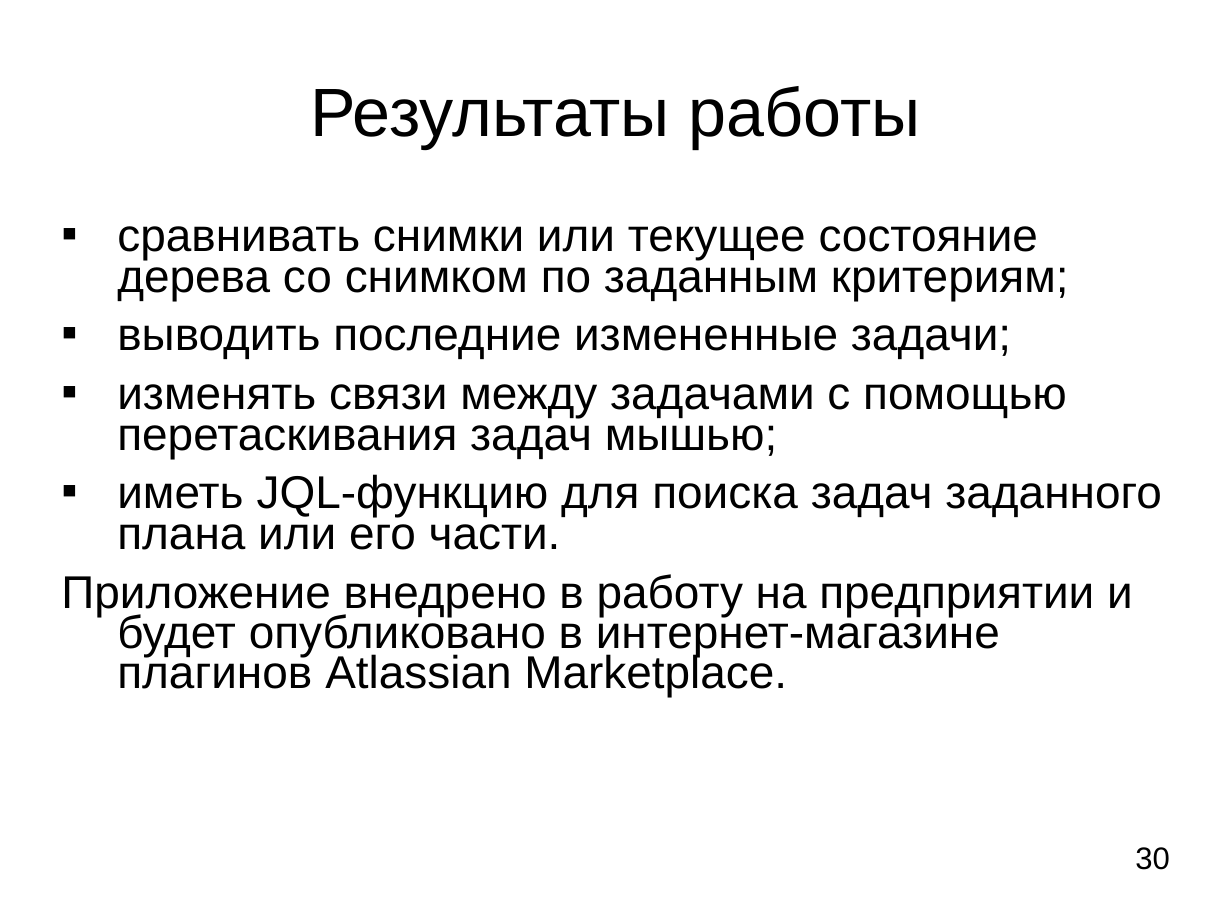
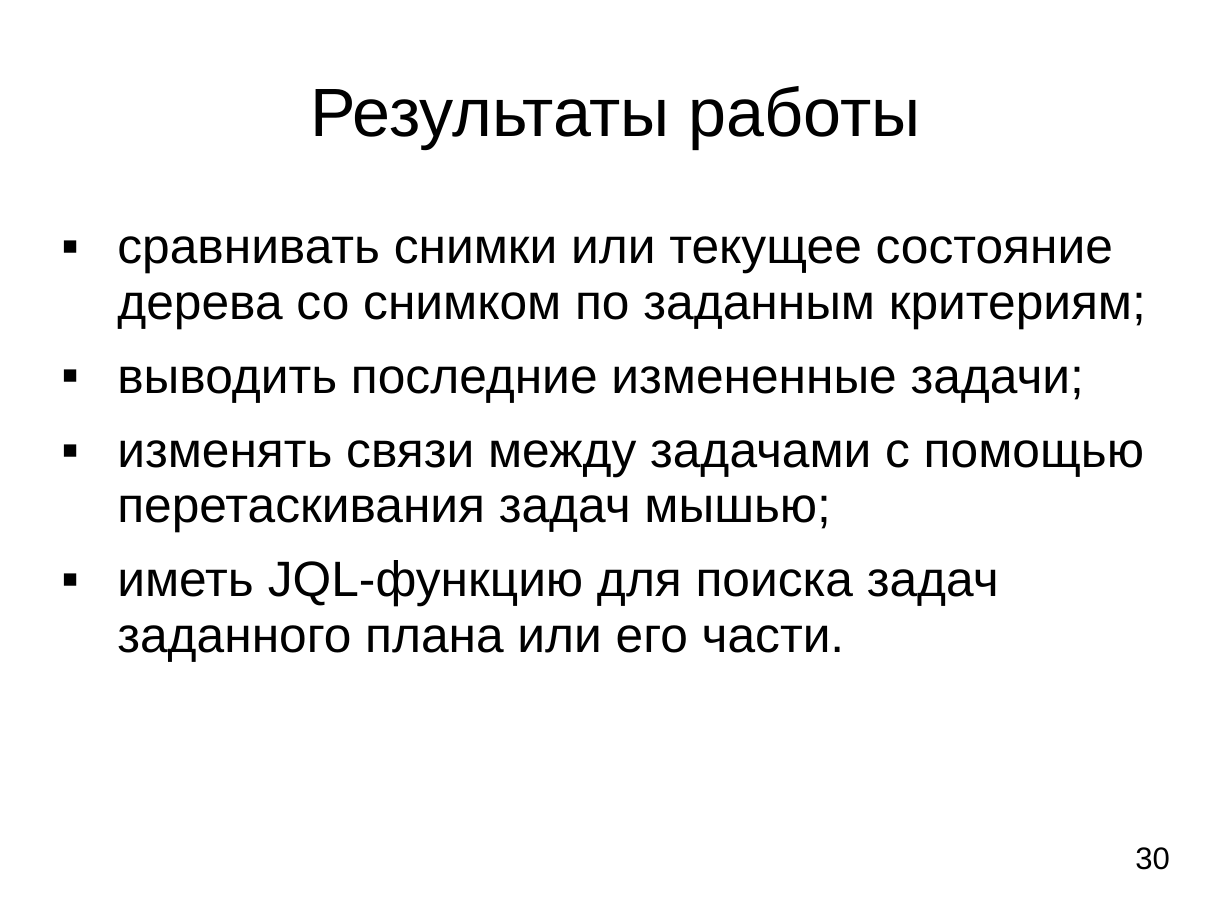
Before and after one commit to LilyTs/Diplom, a slide deck: slide 30 of Цаплина_(Дипломная).ppt. Drawn at 1232x924 pixels with LibreOffice and Linux fonts; fonts in the diff are those of the drawing. Boxes give left, top, right and bottom in pixels: in the first picture for what was removed or moved away, otherwise in the second. Text is boxed around its words. In the diff, an @@ line names an element or a change of style, - is before the commit and + after.

```diff
--- a/Цаплина_(Дипломная).ppt
+++ b/Цаплина_(Дипломная).ppt
@@ text "сравнивать снимки или текущее состояние ..." at bbox=[117, 236, 1146, 661]: size 29.6 to 32 pt; line spacing 0.73 to 0.93 @@
@@ text at bbox=[61, 574, 1133, 697]: paragraph removed @@
-Приложение внедрено в работу на предприятии и будет опубликовано в интернет-магазине плагинов Atlassian Marketplace.
```
Also in this commit, not shown: 9 other slides changed, 1 slide added, 3 other files.
